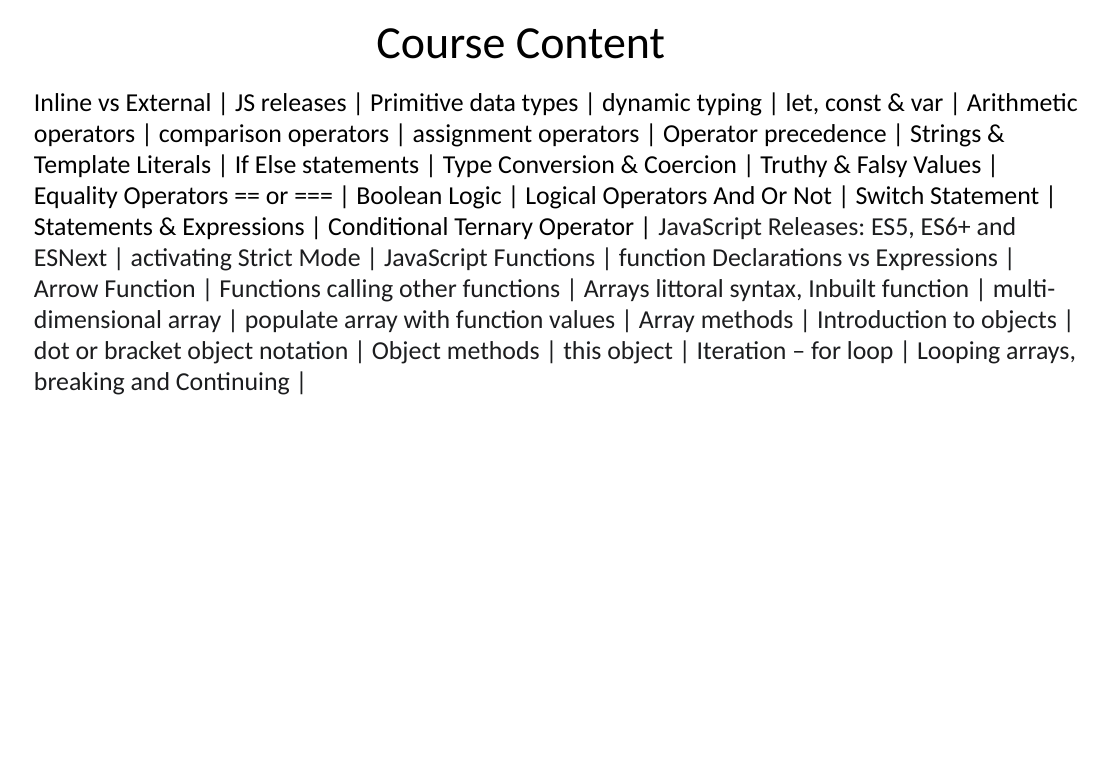
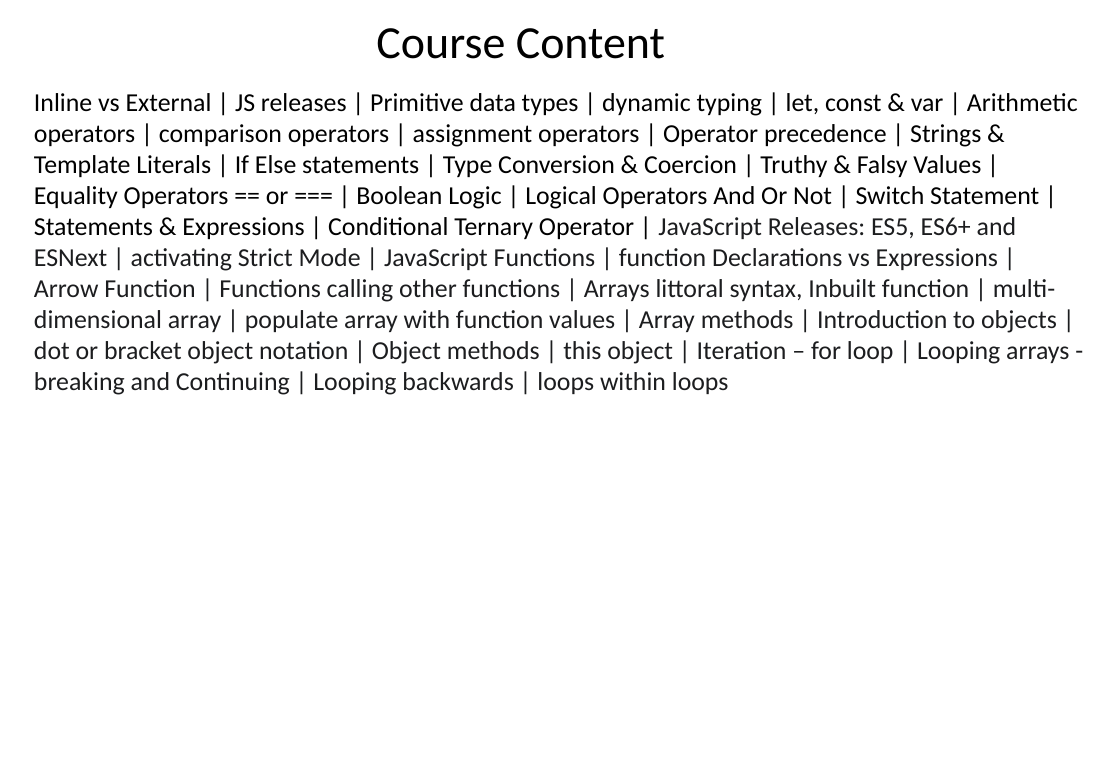
Before and after one commit to EL-EL-BCN/Complete-Javascript-Course, a slide deck: slide 72 of complete-javascript-course.pptx (slide 66 before the commit). Drawn at 1120x775 pixels with LibreOffice and Linux fonts; fonts in the diff are those of the drawing. Boxes give left, top, right and bottom in pixels: in the first picture for what was removed or moved away, otherwise in the second. Text is boxed around its words. In the diff, an @@ line names an element or a change of style, - is before the commit and + after.

```diff
--- a/complete-javascript-course.pptx
+++ b/complete-javascript-course.pptx
@@ text at <box>34,93,1078,395</box>: text changed @@
-Inline vs External | JS releases | Primitive data types | dynamic typing | let, const & var | Arithmetic operators | comparison operators | assignment operators | Operator precedence | Strings & Template Literals | If Else statements | Type Conversion & Coercion | Truthy & Falsy Values | Equality Operators == or === | Boolean Logic | Logical Operators And Or Not | Switch Statement | Statements & Expressions | Conditional Ternary Operator | JavaScript Releases: ES5, ES6+ and ESNext | activating Strict Mode | JavaScript Functions | function Declarations vs Expressions | Arrow Function | Functions calling other functions | Arrays littoral syntax, Inbuilt function | multi-dimensional array | populate array with function values | Array methods | Introduction to objects | dot or bracket object notation | Object methods | this object | Iteration – for loop | Looping arrays, breaking and Continuing |
+Inline vs External | JS releases | Primitive data types | dynamic typing | let, const & var | Arithmetic operators | comparison operators | assignment operators | Operator precedence | Strings & Template Literals | If Else statements | Type Conversion & Coercion | Truthy & Falsy Values | Equality Operators == or === | Boolean Logic | Logical Operators And Or Not | Switch Statement | Statements & Expressions | Conditional Ternary Operator | JavaScript Releases: ES5, ES6+ and ESNext | activating Strict Mode | JavaScript Functions | function Declarations vs Expressions | Arrow Function | Functions calling other functions | Arrays littoral syntax, Inbuilt function | multi-dimensional array | populate array with function values | Array methods | Introduction to objects | dot or bracket object notation | Object methods | this object | Iteration – for loop | Looping arrays - breaking and Continuing | Looping backwards | loops within loops
```
Also in this commit, not shown: 6 slides added, 1 other file.
